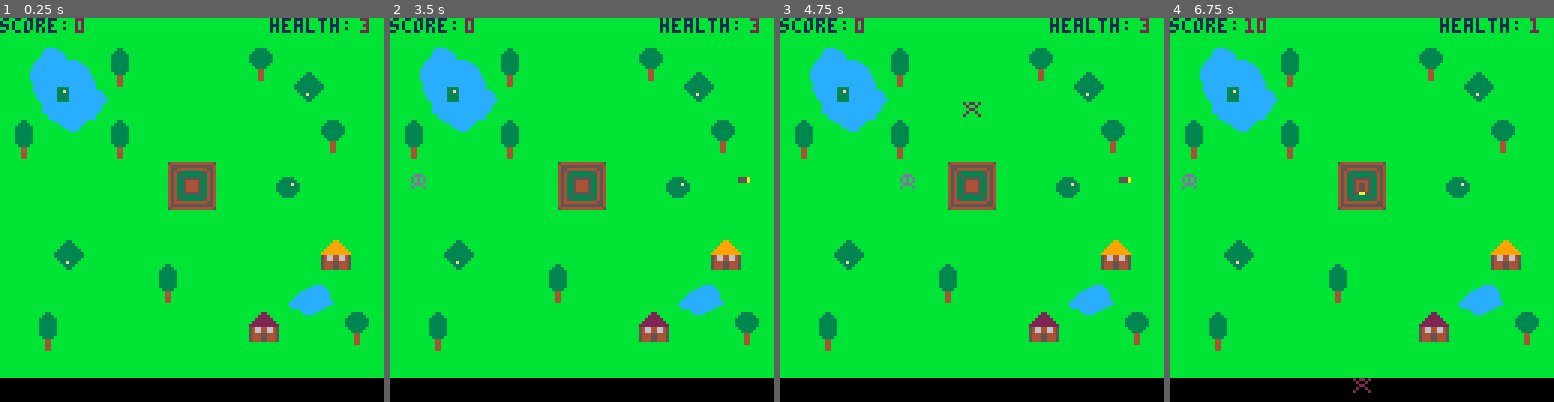
Above: before the commit, frames 1-4 (left to right).
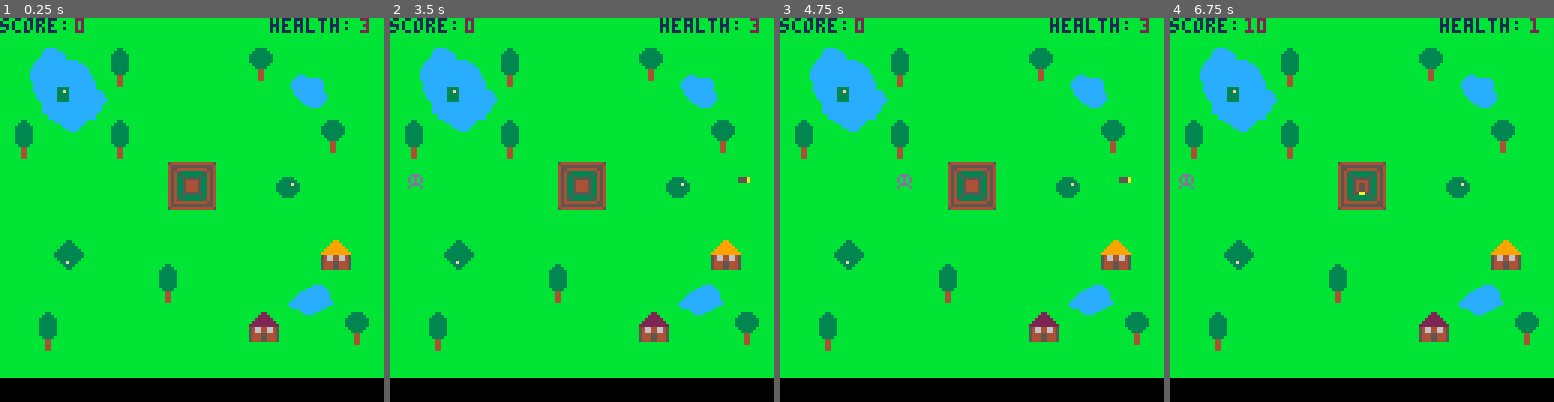
Above: after the commit, the same moments.

Repository: dollproxy/C3P0SGames
Game: PICO-8 cartridge spaceship.p8
Two runs of this game, one before a commit and one after it. Both use one fixed random seed, a clock stepped at 60 frames per second and the inputs below.
Inputs:
- Up to frame 1 (0.25 s): no input
- Up to frame 2 (3.5 s): tap X (X key) at 1.07, 2.07, 2.4, 2.73, 3.07, 3.4 s; hold Left 1.97-2.37 s; hold Down 2.42-2.82 s; hold Right from 2.87 s (still down)
- Up to frame 3 (4.75 s): release Right at 3.53 s; hold Up 3.58-4.08 s; tap X (X key) every 0.33 s from 3.73 to 4.73 s; hold Right 4.13-4.53 s; hold Down from 4.58 s (still down)
- Up to frame 4 (6.75 s): tap X (X key) every 0.33 s from 5.07 to 6.73 s; release Down at 5.08 s; hold Left 5.13-5.8 s; hold Up 5.85-6.18 s; hold Left 6.23-6.63 s; hold Down from 6.68 s (still down)

The runs differ from the first frame. In frame 1, 0.6% of the frame differs, in the area x 75-86%, y 14-24%; in frame 2, 0.7%; in frame 3, 0.8%, in the area x 30-86%, y 14-45%; in frame 4, 0.8%.

Commit message:
Update Sprites

Diff:
--- a/spaceship.p8
+++ b/spaceship.p8
@@ -301,8 +301,8 @@
 __map__
 292929292929292929298a8a2929292900000000000000000000000000000000000000000000000000000000000000000000000000000000000000000000000000000000000000000000000000000000000000000000000000000000000000000000000000000000000000000000000000000000000000000000000000000000
 8a878889494a2929292947482929292900000000000000000000000000000000000000000000000000000000000000000000000000000000000000000000000000000000000000000000000000000000000000000000000000000000000000000000000000000000000000000000000000000000000000000000000000000000
-8a979899595a8a29292957584b4c292900000000000000000000000000000000000000000000000000000000000000000000000000000000000000000000000000000000000000000000000000000000000000000000000000000000000000000000000000000000000000000000000000000000000000000000000000000000
-8aa7a8a9aa8a8a29442929295b5c292900000000000000000000000000000000000000000000000000000000000000000000000000000000000000000000000000000000000000000000000000000000000000000000000000000000000000000000000000000000000000000000000000000000000000000000000000000000
+8a979899595a8a29292957588586292900000000000000000000000000000000000000000000000000000000000000000000000000000000000000000000000000000000000000000000000000000000000000000000000000000000000000000000000000000000000000000000000000000000000000000000000000000000
+8aa7a8a9aa8a8a29442929299596292900000000000000000000000000000000000000000000000000000000000000000000000000000000000000000000000000000000000000000000000000000000000000000000000000000000000000000000000000000000000000000000000000000000000000000000000000000000
 494ab8b9494a2953542929292947482900000000000000000000000000000000000000000000000000000000000000000000000000000000000000000000000000000000000000000000000000000000000000000000000000000000000000000000000000000000000000000000000000000000000000000000000000000000
 595a8a29595a2929292929292957582900000000000000000000000000000000000000000000000000000000000000000000000000000000000000000000000000000000000000000000000000000000000000000000000000000000000000000000000000000000000000000000000000000000000000000000000000000000
 2929294429442941422929454629292900000000000000000000000000000000000000000000000000000000000000000000000000000000000000000000000000000000000000000000000000000000000000000000000000000000000000000000000000000000000000000000000000000000000000000000000000000000
Not shown, changed: 25 lines of the sprite sheet (__gfx__) section of spaceship.p8
Not shown, changed: the music (__music__) section of spaceship.p8
Not shown, changed: the sound effects (__sfx__) section of spaceship.p8
